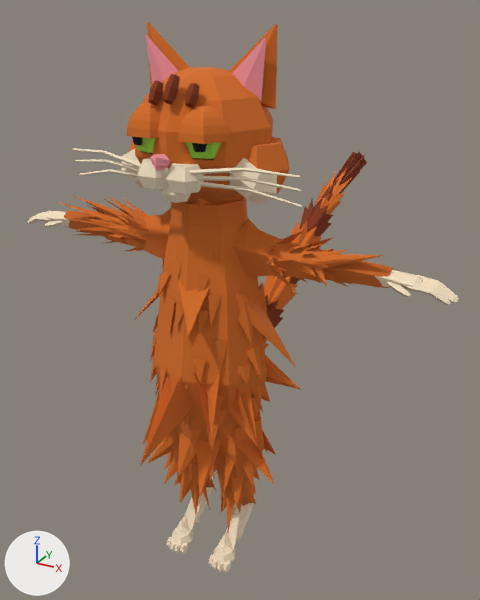
The Blender file tools/cat_lo.blend as it was, and as the next commit left it.
The view is the same before and after, from a 50 mm camera at (0.739, -1.206, 1.33) aimed at (-0.084, 0.291, 0.582). Arrows for +X, +Y and +Z are at lower left; the lights stay in place. The older version comes first.

Objects in the first picture: 'cat_lo'.
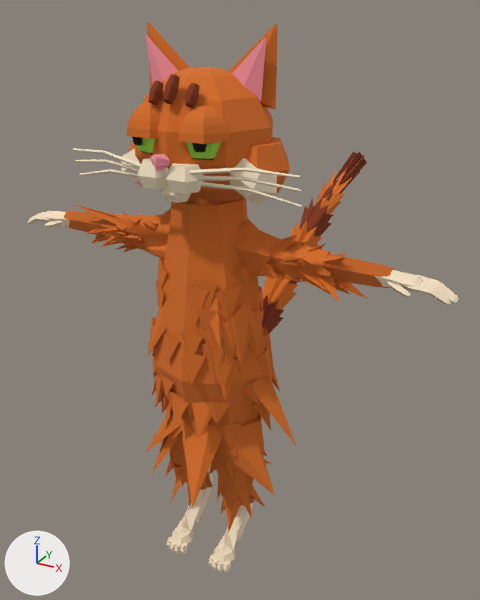
What the commit changed:
me_cat_lo is used by ob_cat_lo; location (0.0, 0.0, 0.0).
me_cat_lo had 3090 vertices, 3369 faces and spanned x -0.545..0.545, y -0.261..1.007, z 0.005..1.303.
me_cat_lo now has 2910 vertices, 3189 faces and spans x -0.545..0.545, y -0.188..1.007, z 0.005..1.303.
me_cat_lo part 1: the loose piece of 36 vertices spanning x -0.055..0.142, y -0.096..0.085, z 0.232..0.401 is rebuilt with 24 vertices and now spans x -0.015..0.173, y -0.052..0.104, z 0.227..0.399.
me_cat_lo part 2: the loose piece of 36 vertices spanning x -0.006..0.131, y -0.086..0.055, z 0.164..0.32 is rebuilt with 24 vertices and now spans x 0.003..0.163, y -0.054..0.099, z 0.147..0.318.
me_cat_lo part 3: the loose piece of 36 vertices spanning x -0.122..0.22, y -0.261..0.183, z 0.341..0.676 is rebuilt with 24 vertices and now spans x -0.212..0.238, y -0.133..0.119, z 0.368..0.667.
me_cat_lo part 4: the loose piece of 36 vertices spanning x 0.017..0.119, y -0.055..0.063, z 0.087..0.241 is rebuilt with 24 vertices and now spans x 0.026..0.144, y -0.049..0.042, z 0.082..0.234.
me_cat_lo part 5: the loose piece of 36 vertices spanning x -0.193..0.23, y -0.166..0.107, z 0.564..0.836 is rebuilt with 24 vertices and now spans x -0.199..0.169, y -0.12..0.09, z 0.5..0.867.
me_cat_lo part 6: the loose piece of 36 vertices spanning x -0.282..-0.127, y -0.057..0.054, z 0.794..0.922 is rebuilt with 24 vertices and now spans x -0.258..-0.13, y -0.04..0.041, z 0.782..0.883.
me_cat_lo part 7: the loose piece of 36 vertices spanning x -0.393..-0.19, y -0.036..0.052, z 0.803..0.914 is rebuilt with 24 vertices and now spans x -0.349..-0.184, y -0.066..0.031, z 0.802..0.904.
me_cat_lo part 8: the loose piece of 36 vertices spanning x -0.185..0.037, y -0.078..0.078, z 0.245..0.394 is rebuilt with 24 vertices and now spans x -0.162..0.021, y -0.122..0.087, z 0.239..0.399.
me_cat_lo part 9: the loose piece of 36 vertices spanning x -0.182..-0.001, y -0.074..0.089, z 0.16..0.315 is rebuilt with 24 vertices and now spans x -0.159..-0.007, y -0.039..0.102, z 0.157..0.314.
me_cat_lo part 10: the loose piece of 36 vertices spanning x 0.188..0.342, y -0.049..0.062, z 0.805..0.9 is rebuilt with 24 vertices and now spans x 0.185..0.33, y -0.047..0.054, z 0.786..0.894.
me_cat_lo part 11: the loose piece of 36 vertices spanning x 0.231..0.408, y -0.048..0.047, z 0.813..0.902 is rebuilt with 24 vertices and now spans x 0.237..0.393, y -0.058..0.023, z 0.794..0.884.
me_cat_lo part 12: 67 loose pieces with 335 vertices, spanning x -0.228..0.269, y -0.133..0.133, z 0.196..0.89, are deleted.
me_cat_lo part 13: 253 vertices moved from x -0.221..0.163, y -0.135..0.12, z 0.095..0.879 to x -0.165..0.197, y -0.181..0.121, z 0.257..0.879; 153 vertices removed from x -0.412..0.239, y -0.164..0.131, z 0.154..0.911; 440 vertices added at x -0.383..0.264, y -0.124..0.112, z 0.093..0.911.
Other edits to the shape of me_cat_lo do not show in these pictures.

Changed parts and their boxes (x1, y1, x2, y2) in the pictures (480 x 600 px; the box of a moved part takes in the faces that stretch with it):
part 1 of me_cat_lo, rebuilt (mostly hidden afterwards): before (209, 449, 270, 491); after (209, 449, 268, 474)
part 2 of me_cat_lo, rebuilt: before (220, 468, 260, 507); after (217, 459, 271, 518)
part 3 of me_cat_lo, rebuilt (mostly hidden afterwards): before (140, 355, 300, 466); after (147, 344, 296, 445)
part 4 of me_cat_lo, rebuilt: before (220, 492, 256, 533); after (220, 485, 266, 532)
part 5 of me_cat_lo, rebuilt: before (133, 279, 296, 367); after (135, 245, 280, 391)
part 6 of me_cat_lo, rebuilt (21% narrower, 29% shorter): before (108, 196, 149, 251); after (114, 213, 146, 252)
part 7 of me_cat_lo, rebuilt (7% narrower, 12% shorter): before (72, 195, 130, 244); after (74, 204, 128, 247)
part 8 of me_cat_lo, rebuilt (mostly hidden before): before (165, 436, 197, 465); after (152, 433, 189, 486)
part 9 of me_cat_lo, rebuilt (mostly hidden afterwards): before (164, 452, 215, 499); after (165, 459, 209, 487)
part 10 of me_cat_lo, rebuilt (16% taller): before (300, 237, 354, 285); after (294, 243, 350, 299)
part 11 of me_cat_lo, rebuilt: before (302, 249, 384, 287); after (314, 253, 368, 302)
part 12 of me_cat_lo, deleted: before (127, 214, 321, 502)
part 13 of me_cat_lo, moved or reshaped: before (57, 201, 308, 497); after (84, 210, 308, 508)
